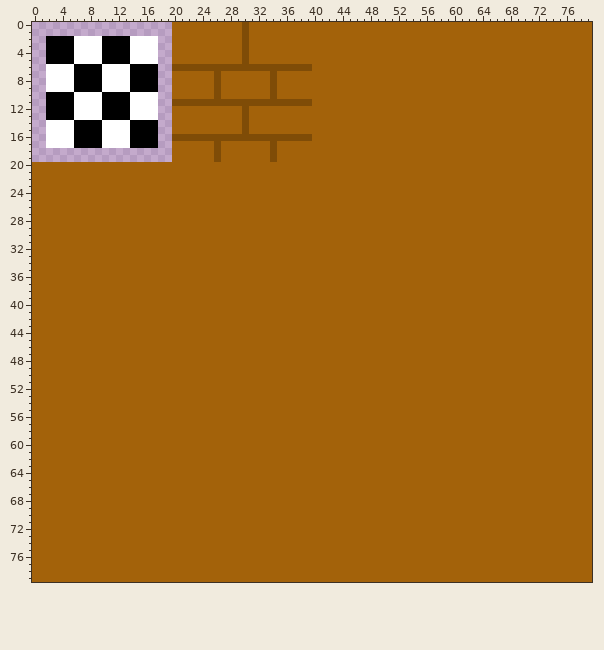
Edited in one commit: sprite sheet (TopDownShooter/tilesets/tileset0/output_tileset.png). This is how it looked before the edit.
The file is 80x80 pixels.
Once edited:
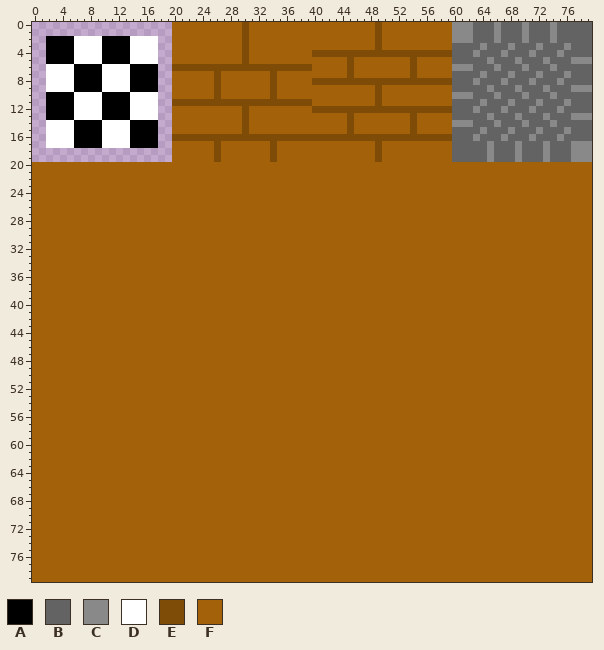
Palette (. is transparent): A #000000  B #636363  C #898989  D #ffffff  E #7f4c07  F #a3620a
Change:
The edit turns colour F into colour B in rows 0 to 2 at x 63 to 65, 67 to 69, 71 to 73 and 75 to 79; in row 3 at x 60 to 63, 65 to 67, 69 to 71, 73 to 75 and 77 to 79; in row 4 at x 60 to 62, 64 to 66, 68 to 70, 72 to 74 and 76 to 79; in row 5 at x 60 to 64, 66 to 68, 70 to 72 and 74 to 76; in row 6 at x 63 to 65, 67 to 69, 71 to 73 and 75 to 79; in row 7 at x 60 to 63, 65 to 67, 69 to 71, 73 to 75 and 77 to 79.
The edit turns colour F into colour B in row 8 at x 60 to 62, 64 to 66, 68 to 70, 72 to 74 and 76 to 79; in row 9 at x 60 to 64, 66 to 68, 70 to 72 and 74 to 76; in row 10 at x 63 to 65, 67 to 69, 71 to 73 and 75 to 79; in row 11 at x 60 to 63, 65 to 67, 69 to 71, 73 to 75 and 77 to 79; in row 12 at x 60 to 62, 64 to 66, 68 to 70, 72 to 74 and 76 to 79; in row 13 at x 60 to 64, 66 to 68, 70 to 72 and 74 to 76.
The edit turns colour F into colour B in row 14 at x 63 to 65, 67 to 69, 71 to 73 and 75 to 79; in row 15 at x 60 to 63, 65 to 67, 69 to 71, 73 to 75 and 77 to 79; in row 16 at x 60 to 62, 64 to 66, 68 to 70, 72 to 74 and 76 to 79; in rows 17 to 19 at x 60 to 64, 66 to 68, 70 to 72 and 74 to 76.
The edit turns colour F into colour C in rows 0 to 2 at x 60 to 62, 66, 70 and 74; in row 3 at x 64, 68, 72 and 76; in row 4 at x 63, 67, 71 and 75; in row 5 at x 65, 69, 73 and 77 to 79; in row 6 at x 60 to 62, 66, 70 and 74; in row 7 at x 64, 68, 72 and 76.
The edit turns colour F into colour C in row 8 at x 63, 67, 71 and 75; in row 9 at x 65, 69, 73 and 77 to 79; in row 10 at x 60 to 62, 66, 70 and 74; in row 11 at x 64, 68, 72 and 76; in row 12 at x 63, 67, 71 and 75; in row 13 at x 65, 69, 73 and 77 to 79.
The edit turns colour F into colour C in row 14 at x 60 to 62, 66, 70 and 74; in row 15 at x 64, 68, 72 and 76; in row 16 at x 63, 67, 71 and 75; in rows 17 to 19 at x 65, 69, 73 and 77 to 79.
The edit turns colour F into colour E in rows 0 to 3 at x 49; in row 4 at x 40 to 59; in rows 5 to 7 at x 45 and 54; in row 8 at x 40 to 59; in rows 9 to 11 at x 49; in row 12 at x 40 to 59.
The edit turns colour F into colour E in rows 13 to 15 at x 45 and 54; in row 16 at x 40 to 59; in rows 17 to 19 at x 49.
Where, in picture pixels (left, top, right, bottom), the same in both pictures:
changed: (312, 22, 592, 162)
